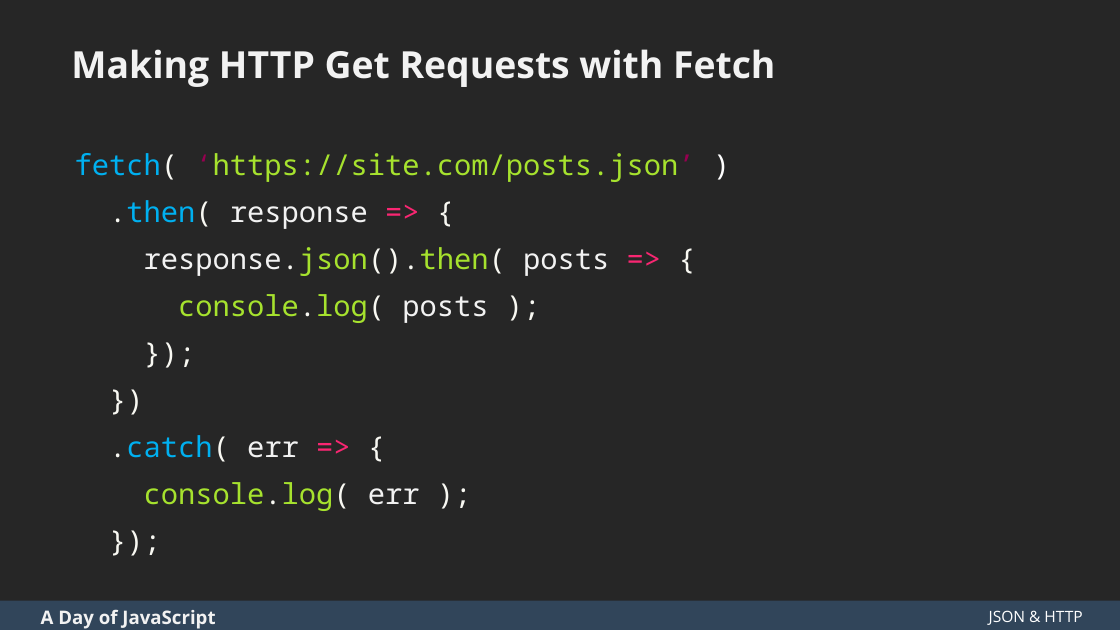
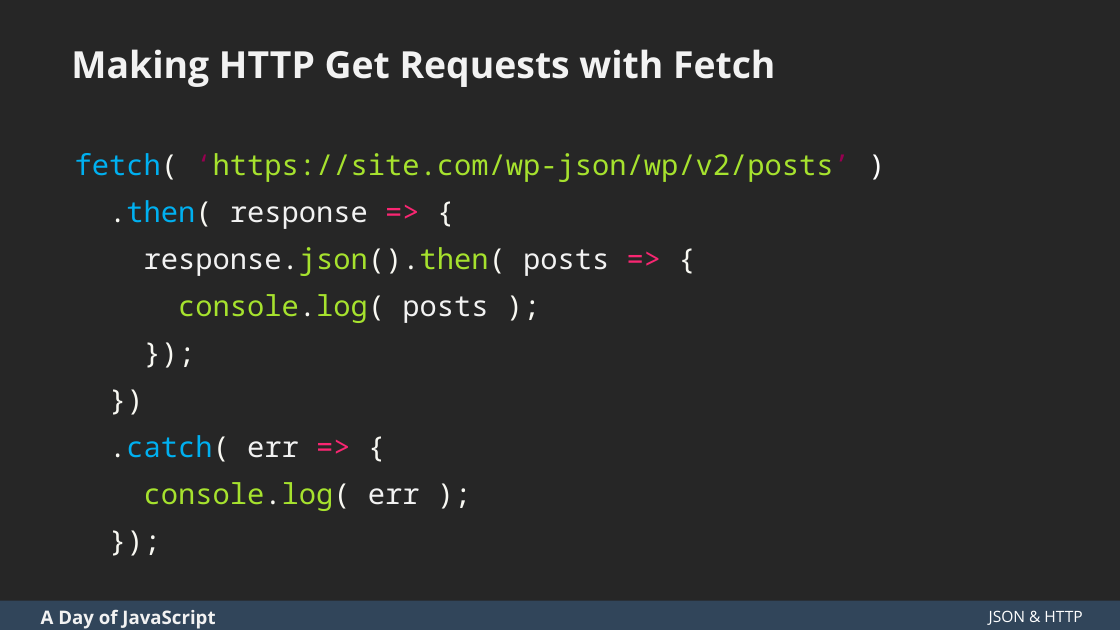
Before and after one commit to zgordon/a-day-of-javascript, a slide deck: slide 83 of A Day of JavaScript Slides.pptx. Drawn at 1120x630 pixels with LibreOffice and Linux fonts; fonts in the diff are those of the drawing. Boxes give left, top, right and bottom in pixels: in the first picture for what was removed or moved away, otherwise in the second. Text is boxed around its words. In the diff, an @@ line names an element or a change of style, - is before the commit and + after.

```diff
--- a/A Day of JavaScript Slides.pptx
+++ b/A Day of JavaScript Slides.pptx
@@ text at <box>75,153,850,182</box>: text changed @@
-fetch( ‘https://site.com/posts.json’ )
+fetch( ‘https://site.com/wp-json/wp/v2/posts’ )
```
Also in this commit, not shown: 13 other slides changed, 3 slides added, 1 other file.
